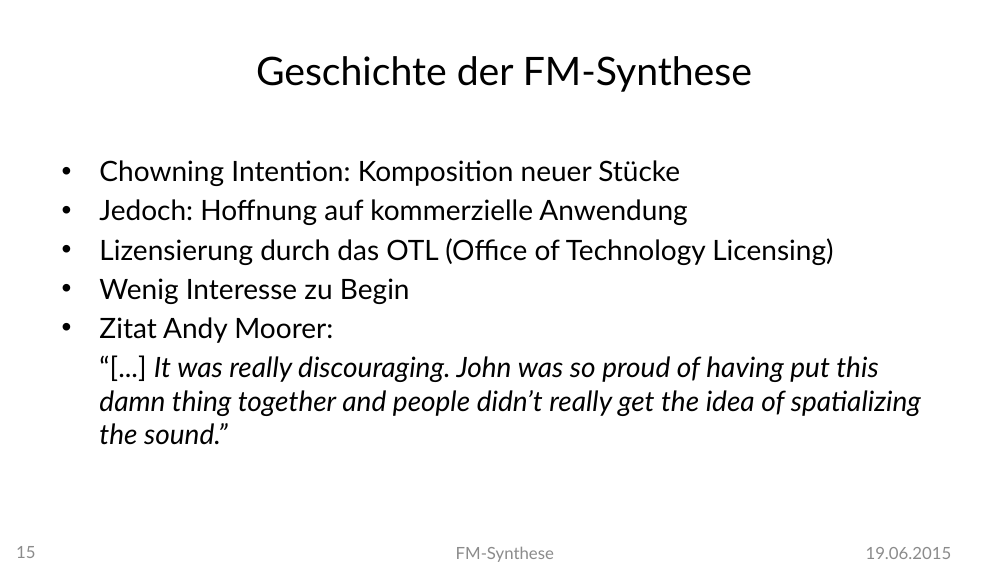
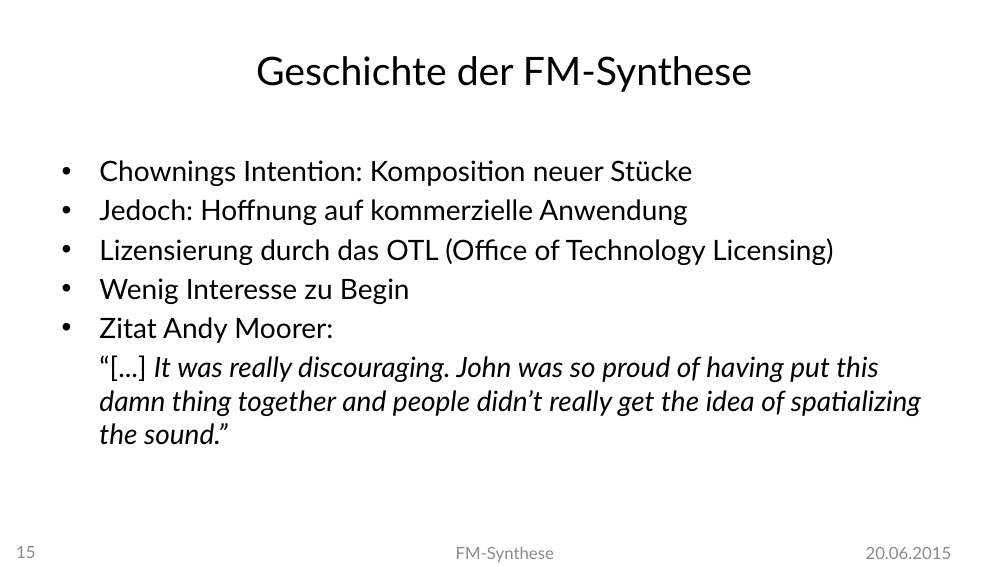
Before and after one commit to MBulli/VSeminar, a slide deck: slide 15 of Praesentation/FMSynthese-Julius.pptx. Drawn at 1008x567 pixels with LibreOffice and Linux fonts; fonts in the diff are those of the drawing; background and template pictures are left out. Boxes give left, top, right and bottom in pixels: in the first picture for what was removed or moved away, otherwise in the second. Text is boxed around its words. In the diff, an @@ line names an element or a change of style, - is before the commit and + after.

```diff
--- a/Praesentation/FMSynthese-Julius.pptx
+++ b/Praesentation/FMSynthese-Julius.pptx
@@ text at bbox=[99, 160, 692, 186]: text changed @@
-• Chowning Intention: Komposition neuer Stücke
+• Chownings Intention: Komposition neuer Stücke
@@ text at bbox=[866, 547, 952, 559]: text changed @@
-19.06.2015
+20.06.2015
```
Also in this commit, not shown: 28 other slides changed, 1 slide added.
